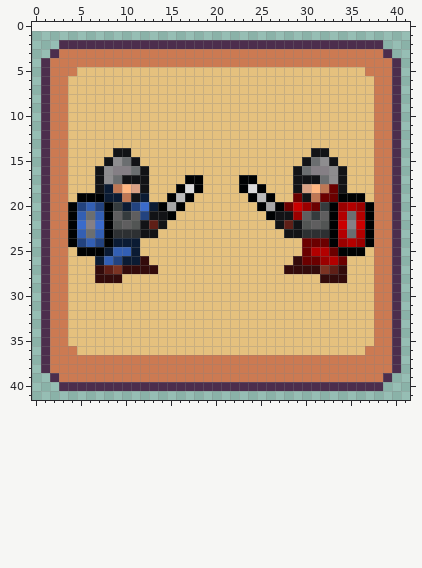
Two states of a pixel-art sprite, bilder/ui/playBtn.png. The picture above was drawn from the file before the commit.
The file is 42x41 pixels. Colours within 5 levels of each other are drawn and written as one. The old version is drawn lined up with the new one, on the new canvas.
Now the later version:
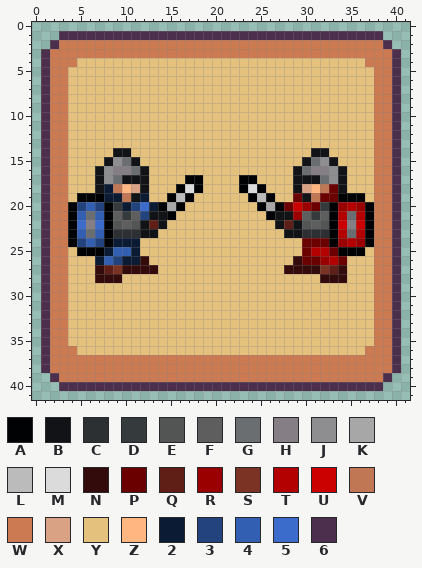
Palette (. is transparent): A #000203  B #121316  C #2d3032  D #353b3d  E #525554  F #5f5e5f  G #6b6e70  H #857f85  J #8e8d8f  K #a7a7a7  L #bbbbbb  M #dbdbdb  N #330b0b  P #6b0000  Q #5f1f17  R #9b0000  S #7b3323  T #b30000  U #cb0000  V #bf7754  W #cc7a52  X #daa285  Y #e5c17e  Z #ffb681  2 #0b1b33  3 #23437f  4 #335fb3  5 #3b6bcb  6 #4c2e4d
Difference:
canvas 42x41 -> 42x42, the old top-left corner now at 0,1
y 1: x 3..38 .................................... -> 666666666666666666666666666666666666
y 2: x 2..39 .666666666666666666666666666666666666. -> 6WWWWWWWWWWWWWWWWWWWWWWWWWWWWWWWWWWWW6
y 3: x 1..2 .6 -> 6W; x 39..40 6. -> W6
y 4: x 5..36 WWWWWWWWWWWWWWWWWWWWWWWWWWWWWWWW -> YYYYYYYYYYYYYYYYYYYYYYYYYYYYYYYY
y 5: x 4 W -> Y; x 37 W -> Y
Changed places in both pictures, as pixel boxes (x1, y1, x2, y2):
changed: (41, 31, 401, 76)
